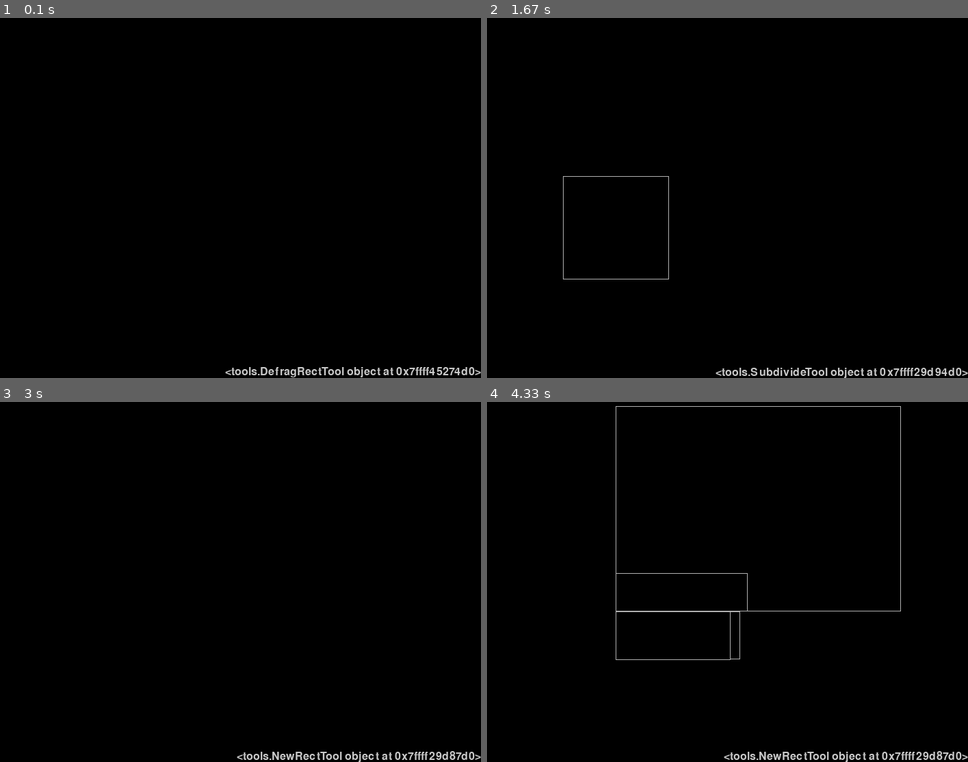
Above: before the commit, frames 1-4 (two rows, left to right).
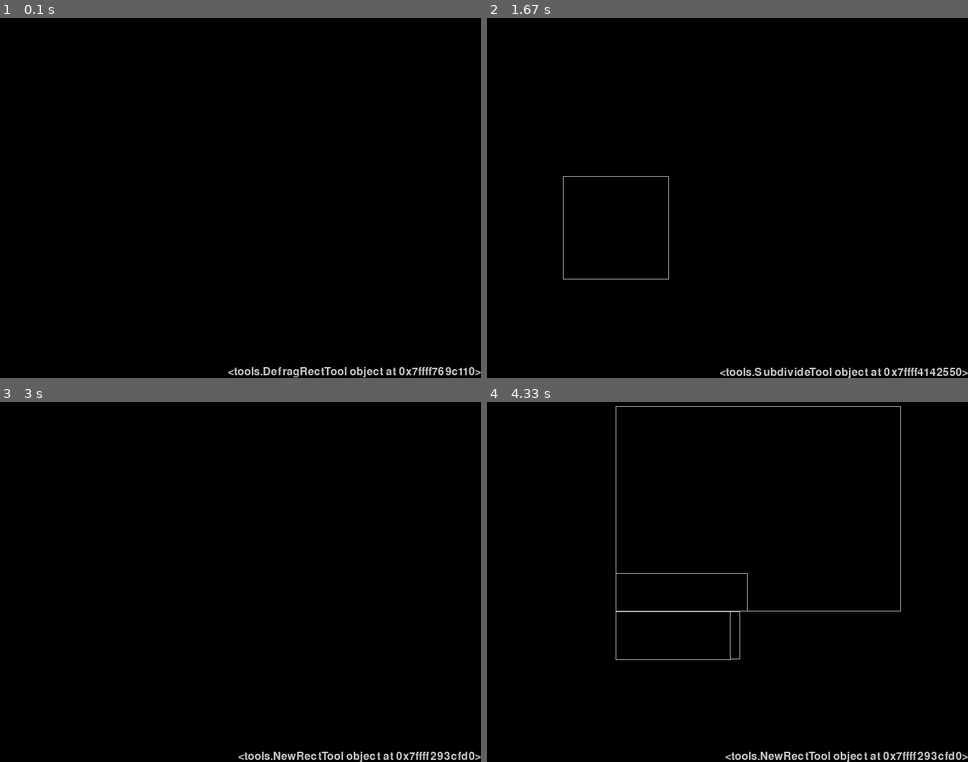
Above: after the commit, the same moments.

Repository: hitbox/scratch
Game: pygame game, started from pygame/shrinkwrap/main.py
The game is run twice, just before and just after one commit, with the same random seed, the same clock (stepped at 60 frames per second) and the same inputs.
Inputs (mouse positions are in pixels of both pictures, inside the frame that each line leads up to):
- Up to frame 1 (0.1 s): no input
- Up to frame 2 (1.67 s): press the mouse at (563, 176) at 0.37 s; move the mouse to (655, 219) at 0.47 s; release the mouse at (746, 262) at 0.6 s; tap Space at 0.67, 1.4 s; press the mouse at (563, 176) at 1.03 s; move the mouse to (616, 226) at 1.13 s; release the mouse at (669, 280) at 1.27 s; click (703, 216) at 1.42 s
- Up to frame 3 (3 s): tap Space at 1.7, 2.23, 2.57, 2.87 s; press the mouse at (129, 610) at 1.87 s; move the mouse to (240, 506) at 1.97 s; release the mouse at (outside the picture) at 2.1 s
- Up to frame 4 (4.33 s): press the mouse at (616, 610) at 3.03 s; move the mouse to (756, 510) at 3.13 s; release the mouse at (900, 405) at 3.27 s; press the mouse at (616, 610) at 3.37 s; move the mouse to (679, 636) at 3.47 s; release the mouse at (741, 657) at 3.6 s; press the mouse at (616, 610) at 3.7 s; move the mouse to (674, 636) at 3.8 s; release the mouse at (732, 661) at 3.93 s; press the mouse at (616, 610) at 4.03 s; move the mouse to (679, 592) at 4.13 s; release the mouse at (746, 574) at 4.27 s

The runs differ from the first frame. In frame 1, 0.8% of the frame differs, in the area x 46-98%, y 96-100%; in frame 2, 0.7%; in frame 3, 0.7%; in frame 4, 0.7%.

Commit message:
pygame/bezier.py
- take SVG-like path commands from command line
- demo to render
- example path in file

Diff:
--- a/pygame/bezier.py
+++ b/pygame/bezier.py
@@ -4,6 +4,8 @@
 import math
 import operator as op
 import os
+
+from collections import deque
 
 with contextlib.redirect_stdout(open(os.devnull, 'w')):
     import pygame
@@ -22,6 +24,114 @@
 RECT_CORNERS = [name for name in RECT_POINTS if 'mid' not in name]
 rect_points = op.attrgetter(*RECT_POINTS)
 rect_corners = op.attrgetter(*RECT_CORNERS)
+
+class Engine:
+
+    def __init__(self):
+        self.running = False
+
+    def run(self, state):
+        state.start(self)
+        self.running = True
+        while self.running:
+            state.update()
+
+    def stop(self):
+        self.running = False
+
+
+class DemoPath:
+
+    def __init__(self, path, nsamples):
+        self.path = path
+        self.nsamples = nsamples
+
+    def start(self, engine):
+        self.engine = engine
+        self.screen = pygame.display.get_surface()
+        self.window = self.screen.get_rect()
+        self.clock = pygame.time.Clock()
+        self.framerate = 60
+        self.elapsed = None
+
+        self.path_index = 0
+        self.path_time = 0
+        self.lines = [
+            path_item.point_at(t / self.nsamples)
+            for path_item in self.path
+            for t in range(self.nsamples)
+        ]
+
+    def update(self):
+        self.elapsed = self.clock.tick(self.framerate)
+        self.events()
+        path_item = self.path[self.path_index]
+        point = path_item.point_at(self.path_time / self.nsamples)
+
+        self.screen.fill('black')
+        pygame.draw.lines(self.screen, 'blue', False, self.lines)
+        pygame.draw.circle(self.screen, 'red', point, 10)
+        pygame.display.flip()
+
+        if self.path_time + 1 == self.nsamples:
+            self.path_time = 0
+            self.path_index = (self.path_index + 1) % len(self.path)
+        else:
+            self.path_time += 1
+
+    def events(self):
+        for event in pygame.event.get():
+            event_name = pygame.event.event_name(event.type)
+            method_name = 'do_' + event_name.lower()
+            method = getattr(self, method_name, None)
+            if method is not None:
+                method(event)
+
+    def do_quit(self, event):
+        self.engine.stop()
+
+    def do_keydown(self, event):
+        if event.key in (pygame.K_ESCAPE, pygame.K_q):
+            pygame.event.post(pygame.event.Event(pygame.QUIT))
+
+
+class move_absolute:
+
+    def __init__(self, start, end):
+        self.start = start
+        self.end = end
+
+    def __repr__(self):
+        return f'M({self.start}, {self.end})'
+
+    def endpoint(self):
+        return self.end
+
+    def point_at(self, time):
+        a = pygame.Vector2(self.start)
+        b = pygame.Vector2(self.end)
+        return mix(time, a, b)
+
+
+class cubic_curve_absolute:
+
+    def __init__(self, p1, c1, c2, p2):
+        self.p1 = p1
+        self.c1 = c1
+        self.c2 = c2
+        self.p2 = p2
+
+    def __repr__(self):
+        return f'C({self.p1}, {self.c1}, {self.c2}, {self.p2})'
+
+    def endpoint(self):
+        return self.p2
+
+    def point_at(self, time):
+        points = (self.p1, self.c1, self.c2, self.p2)
+        control_points = list(map(pygame.Vector2, points))
+        return bezier(control_points, time)
+
 
 class samples:
 
@@ -215,10 +325,47 @@
         # weird place for updates
         point_samples.update()
 
+def parse_path(string):
+    path = []
+    items = deque(string.split())
+
+    def take(n):
+        for _ in range(n):
+            yield items.popleft()
+
+    while items:
+        command = items.popleft()
+        if command in 'M':
+            if path:
+                start = path[-1].endpoint()
+            else:
+                start = (0,)*2
+            end = tuple(map(int, take(2)))
+            path.append(move_absolute(start, end))
+        elif command in 'C':
+            if path:
+                start = path[-1].endpoint()
+            else:
+                start = (0,)*2
+            # take two, three times
+            args = (tuple(map(int, take(2))) for _ in range(3))
+            path.append(cubic_curve_absolute(start, *args))
+    return path
+
 def main(argv=None):
     parser = argparse.ArgumentParser()
+    parser.add_argument('path')
+    parser.add_argument('--samples', type=int, default=100)
     args = parser.parse_args(argv)
-    run()
+
+    path = parse_path(args.path)
+
+    state = DemoPath(path, args.samples)
+    engine = Engine()
+
+    pygame.display.set_mode((800,)*2)
+
+    engine.run(state)
 
 if __name__ == '__main__':
     main()
--- /dev/null
+++ b/pygame/path.txt
@@ -0,0 +1 @@
+M 100 100 C 200 150 300 150 400 100 C 500 150 600 150 700 100 C 500 600 300 600 100 100
